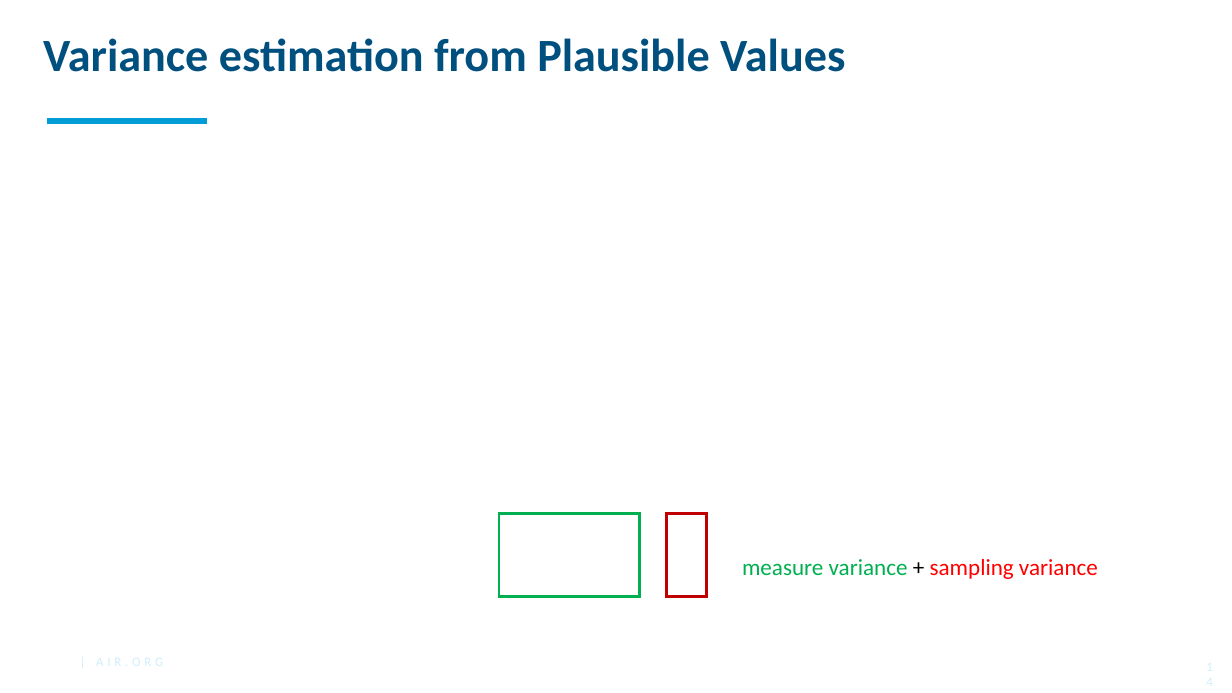
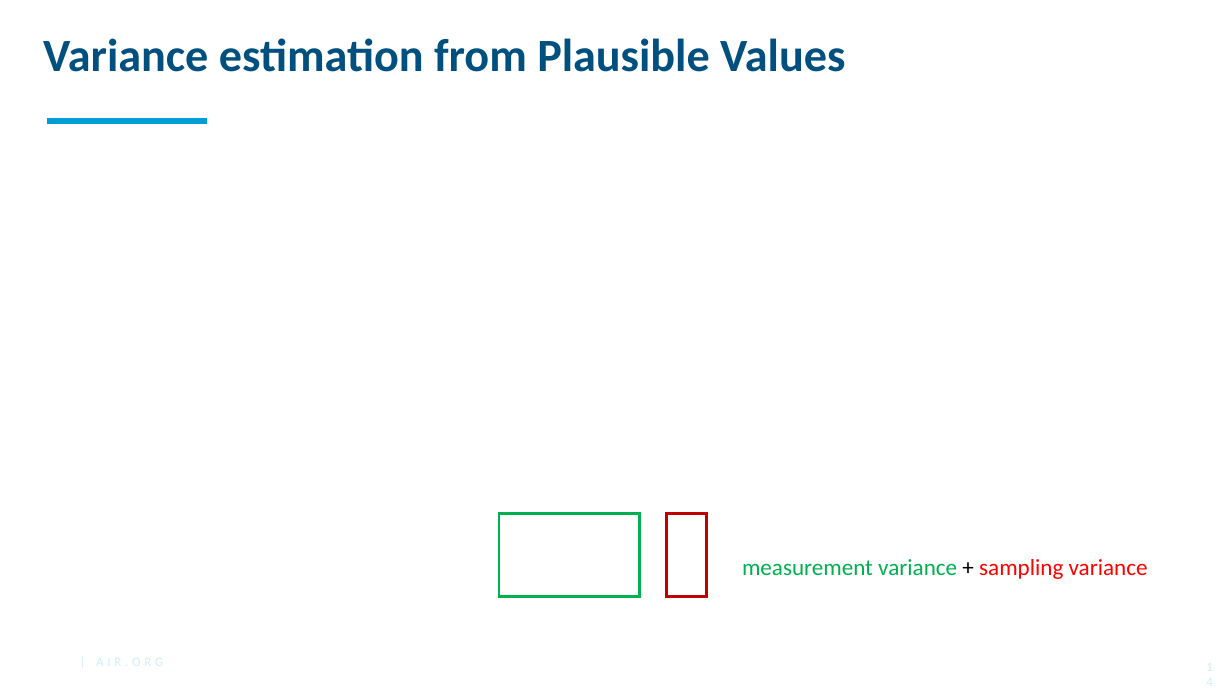
Before and after one commit to American-Institutes-for-Research/2021-Oct-EdSurvey-Training-Series, a slide deck: slide 14 of Day1/Day1_03_Psychometric Model.pptx. Drawn at 1232x693 pixels with LibreOffice and Linux fonts; fonts in the diff are those of the drawing; grey boxes stand for pictures; background and template pictures are left out. Boxes give left, top, right and bottom in pixels: in the first picture for what was removed or moved away, otherwise in the second. Text is boxed around its words. In the diff, an @@ line names an element or a change of style, - is before the commit and + after.

Commit message:
Updated Psychometric model slides

```diff
--- a/Day1/Day1_03_Psychometric Model.pptx
+++ b/Day1/Day1_03_Psychometric Model.pptx
@@ text at (742, 559, 1148, 579): text changed; text colour #FF0000 to #00B050 @@
-measure variance + sampling variance
+measurement variance + sampling variance
```
